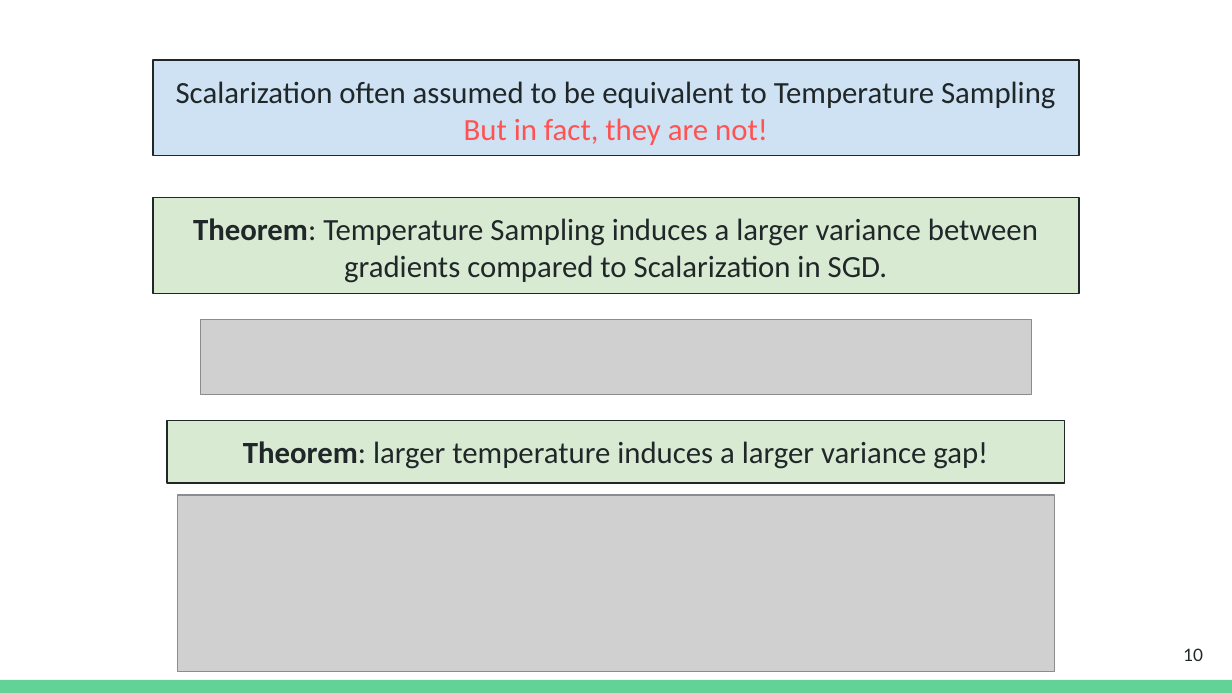
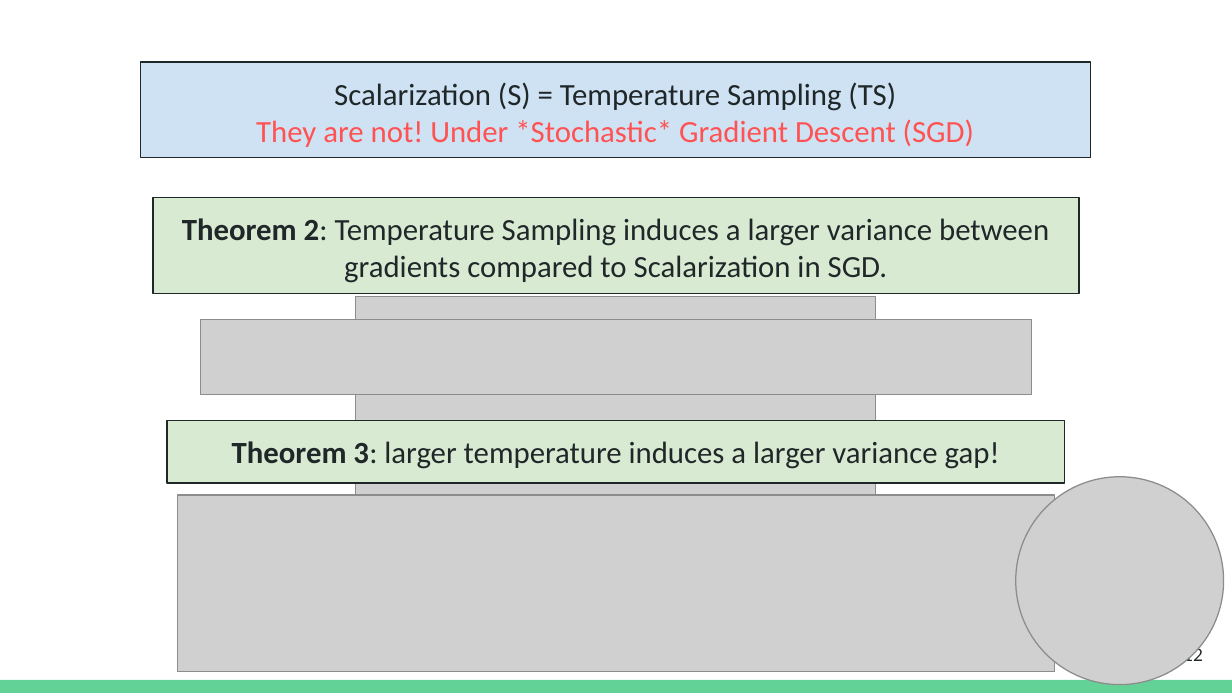
Before and after one commit to danyaljj/homepage, a slide deck: slide 12 of files/2025_cooldown/Cooldown_NAACL_2025_10min.pptx (slide 10 before the commit). Drawn at 1232x693 pixels with LibreOffice and Linux fonts; fonts in the diff are those of the drawing; grey boxes stand for pictures. Boxes give left, top, right and bottom in pixels: in the first picture for what was removed or moved away, otherwise in the second. Text is boxed around its words. In the diff, an @@ line names an element or a change of style, - is before the commit and + after.

```diff
--- a/files/2025_cooldown/Cooldown_NAACL_2025_10min.pptx
+++ b/files/2025_cooldown/Cooldown_NAACL_2025_10min.pptx
@@ rectangle "Scalarization (S) = Temperature Sampling ...": place and size @@
-rectangle "Scalarization (S) = Temperature Sampling ..." at bbox=[153, 60, 1079, 156]
+rectangle "Scalarization (S) = Temperature Sampling ..." at bbox=[140, 62, 1090, 158]
@@ text in rectangle at bbox=[256, 82, 974, 147]: text changed; text colour #202729 to #FF5252 @@
-Scalarization often assumed to be equivalent to Temperature Sampling
-But in fact, they are not!
+Scalarization (S) = Temperature Sampling (TS)
+They are not! Under *Stochastic* Gradient Descent (SGD)
@@ text in rectangle at bbox=[182, 218, 1049, 283]: text changed @@
-Theorem: Temperature Sampling induces a larger variance between gradients compared to Scalarization in SGD.
+Theorem 2: Temperature Sampling induces a larger variance between gradients compared to Scalarization in SGD.
@@ picture added at bbox=[356, 297, 876, 665] @@
@@ text in rectangle at bbox=[232, 441, 1000, 469]: text changed @@
-Theorem: larger temperature induces a larger variance gap!
+Theorem 3: larger temperature induces a larger variance gap!
@@ picture added at bbox=[1015, 477, 1223, 685] @@
@@ page number at bbox=[1183, 647, 1203, 666]: text changed @@
-10
+12
```
Also in this commit, not shown: 15 other slides changed, 5 slides added, 6 slides removed, 3 other files.
